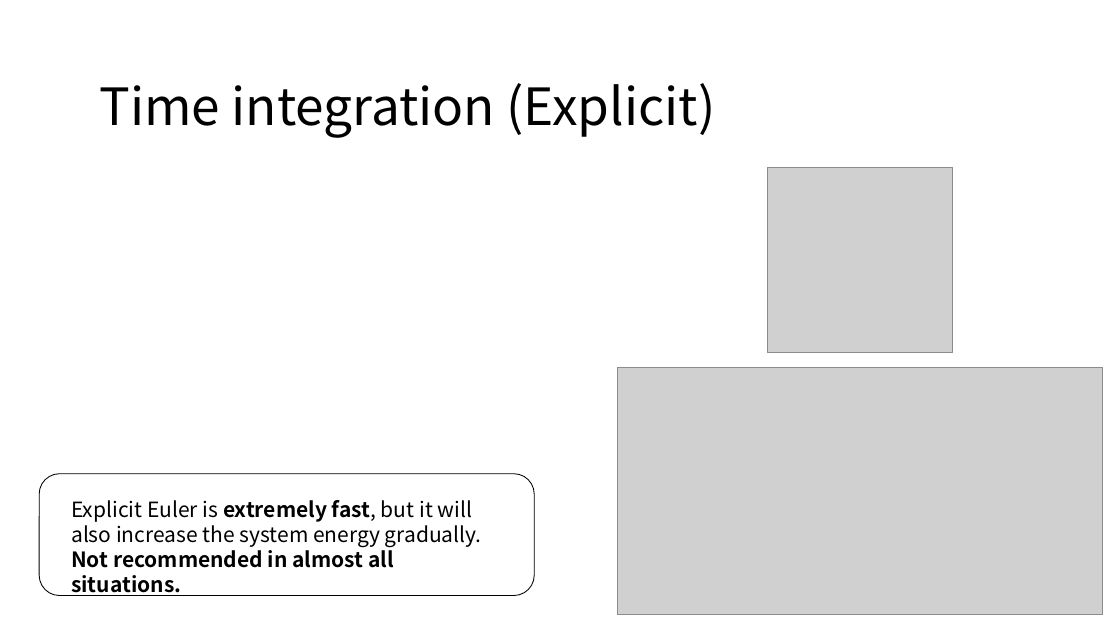
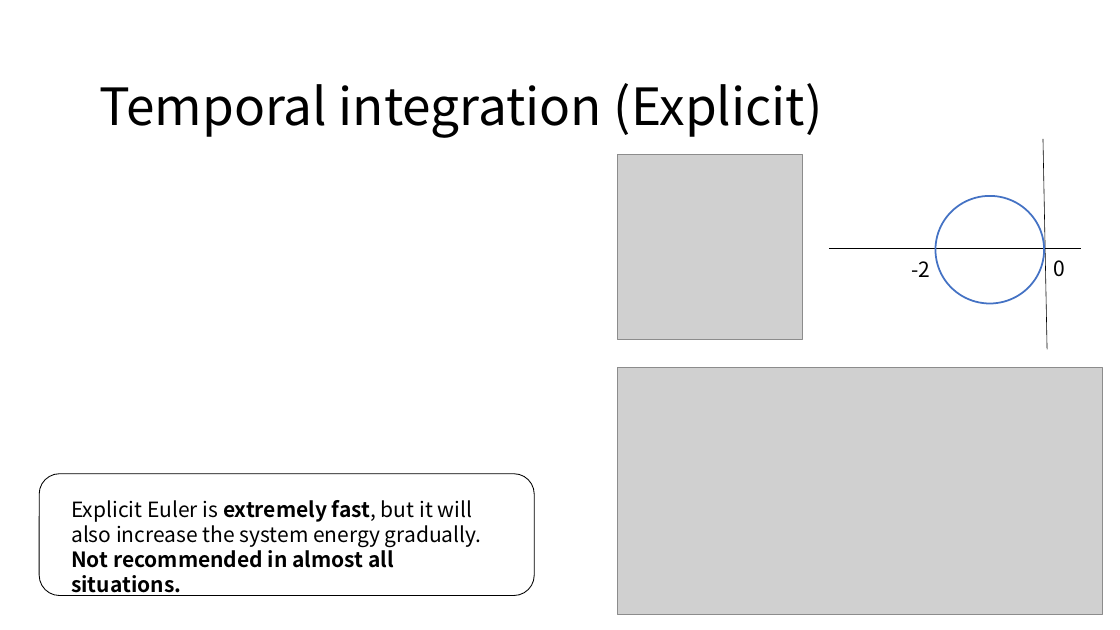
Before and after one commit to LILKOTYO/Lab-Presentation, a slide deck: slide 5 of 20220725_simulation/Deformable Simulation.pptx. Drawn at 1120x630 pixels with LibreOffice and Linux fonts; fonts in the diff are those of the drawing; grey boxes stand for pictures. Boxes give left, top, right and bottom in pixels: in the first picture for what was removed or moved away, otherwise in the second. Text is boxed around its words. In the diff, an @@ line names an element or a change of style, - is before the commit and + after.

```diff
--- a/20220725_simulation/Deformable Simulation.pptx
+++ b/20220725_simulation/Deformable Simulation.pptx
@@ text at box(99, 83, 823, 138): text changed @@
-Time integration (Explicit)
+Temporal integration (Explicit)
@@ line added from (1044, 139) to (1048, 350), #000000 0.5 pt @@
@@ picture: place and size @@
-picture at box(768, 168, 953, 353)
+picture at box(618, 155, 802, 339)
@@ ellipse added at box(936, 196, 1044, 303), outline #4472C4 1.5 pt @@
@@ line added from (829, 249) to (1081, 249), #000000 0.5 pt @@
@@ text added at box(911, 261, 930, 277), 18 pt, text #000000 @@
+-2
@@ text added at box(1053, 260, 1065, 277), 18 pt, text #000000 @@
+0
```
Also in this commit, not shown: 5 other slides changed, 4 slides added, 7 other files.
